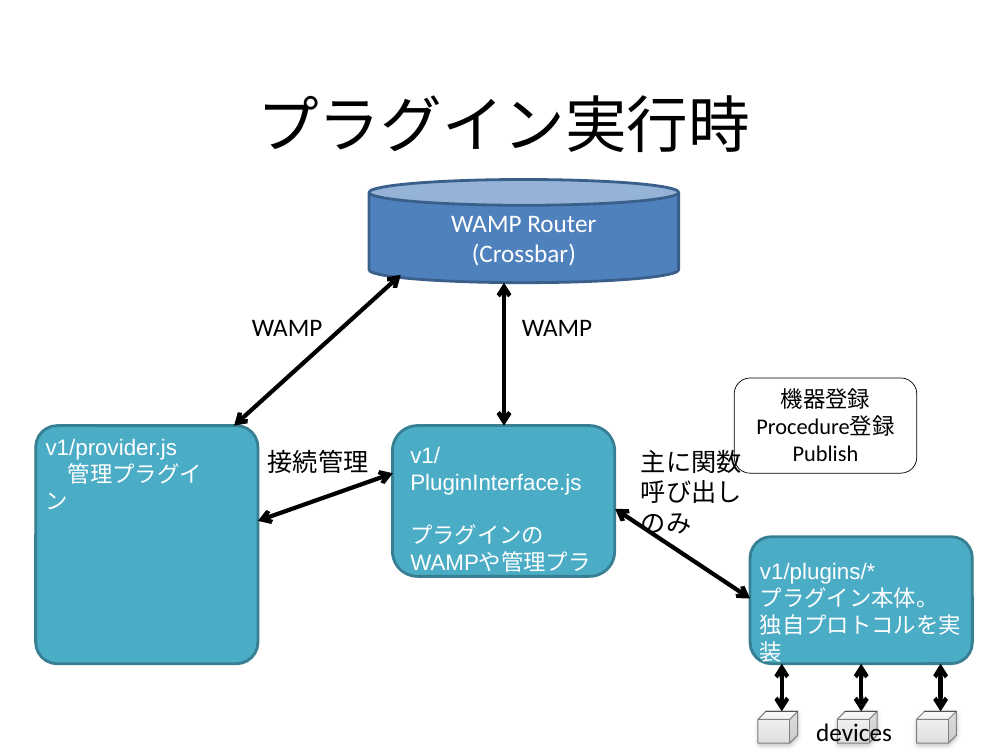
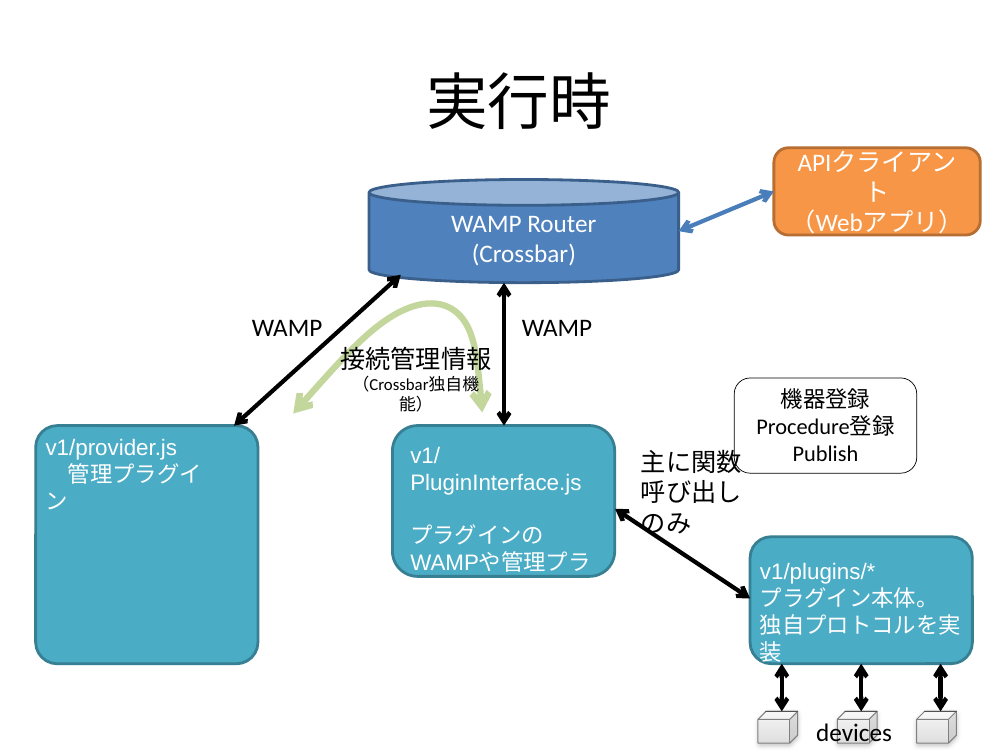
Before and after one commit to SonyCSL/Kadecot-JS, a slide deck: slide 2 of docs/Figs.pptx. Drawn at 1008x756 pixels with LibreOffice and Linux fonts; fonts in the diff are those of the drawing. Boxes give left, top, right and bottom in pixels: in the first picture for what was removed or moved away, otherwise in the second. Text is boxed around its words. In the diff, an @@ line names an element or a change of style, - is before the commit and + after.

```diff
--- a/docs/Figs.pptx
+++ b/docs/Figs.pptx
@@ title at (x1=426, y1=72, x2=611, y2=129): text changed @@
-プラグイン実行時
+実行時
@@ rounded rectangle added at (x1=774, y1=148, x2=981, y2=236), fill #F79646, outline #B76F34 2 pt, 18 pt, text #FFFFFF @@
+APIクライアント
+（Webアプリ）
@@ double arrow added from (678, 231) to (774, 192), #4B7EBC 3 pt @@
@@ freeform shape added at (x1=293, y1=298, x2=483, y2=413), outline #C3D69B 4.5 pt @@
@@ text at (x1=340, y1=342, x2=491, y2=374): text changed; size 18 to 12 pt @@
-接続管理
+接続管理情報
+（Crossbar独自機能）
@@ double arrow removed from (258, 521) to (393, 473) @@
```
Also in this commit, not shown: 1 other slide changed, 3 other files.
